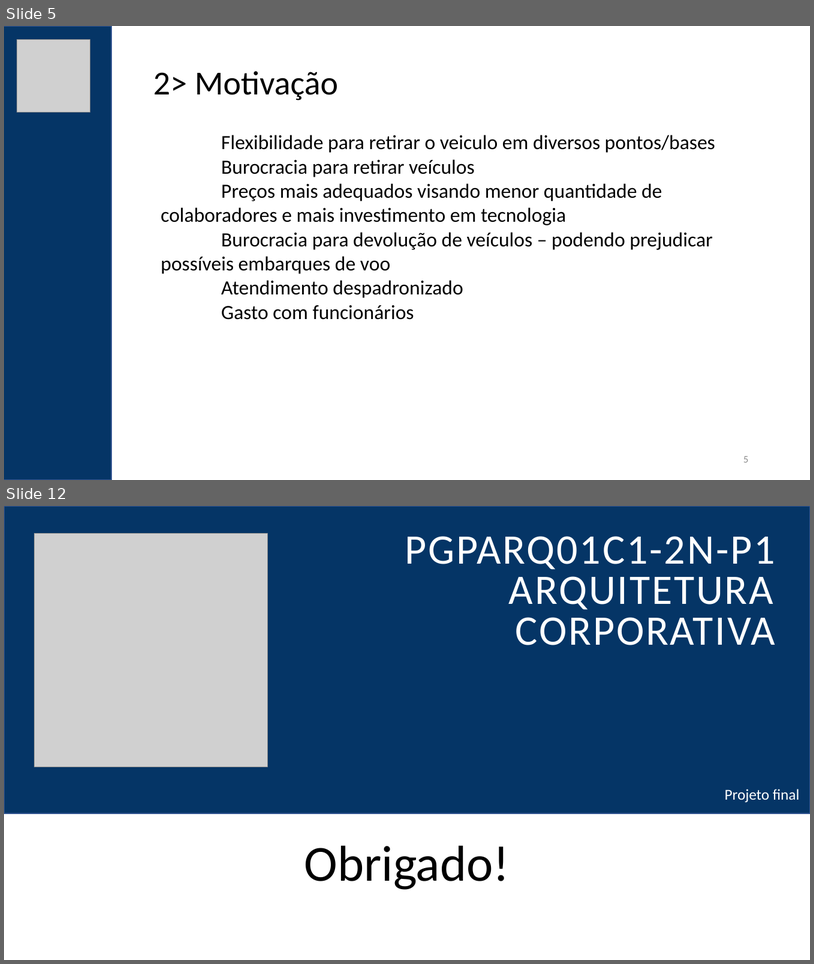
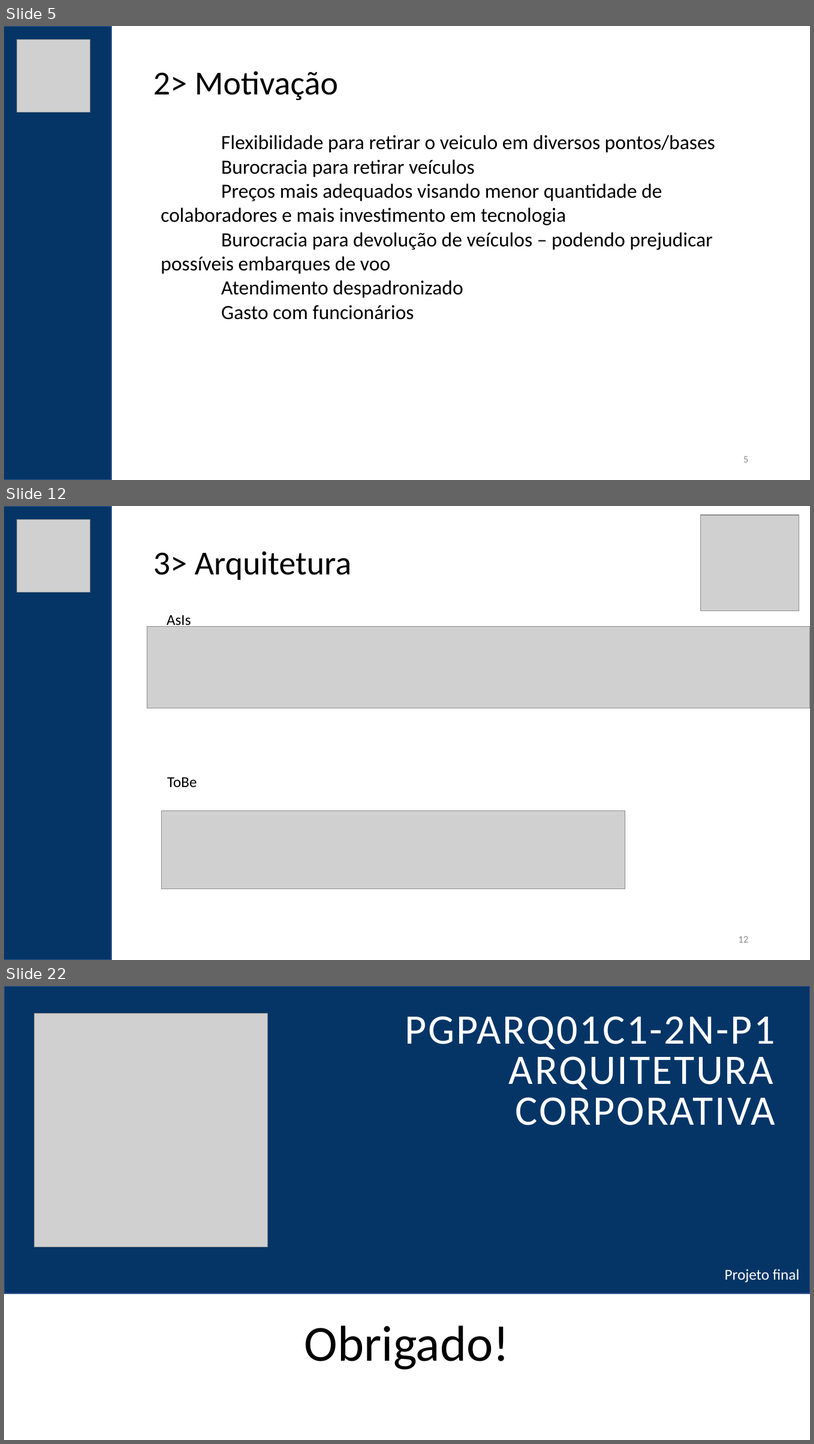
Before and after one commit to rodrigogermano/InfNetArquiteturaCorporativa, a slide deck: Apresentacao/PGPARQ01C1-2N-P1-projeto-final.pptx. Shown one above the other, each under a label of ours: slides 5 and 12 before the commit, slides 5, 12 and 22 after it; the slides between them are not shown. The pictures are 814x964 and 814x1444 pixels, drawn with LibreOffice and Linux fonts; fonts in the diff are those of the drawing; grey boxes stand for pictures. Boxes give left, top, right and bottom in pixels: in the first picture for what was removed or moved away, otherwise in the second. Text is boxed around its words. In the diff, an @@ line names an element or a change of style, - is before the commit and + after.

```diff
--- a/Apresentacao/PGPARQ01C1-2N-P1-projeto-final.pptx
+++ b/Apresentacao/PGPARQ01C1-2N-P1-projeto-final.pptx
@@ slide 12 added at (4, 506, 810, 960), background #FFFFFF @@
@@ rectangle added at (4, 506, 111, 960), fill #053566, outline #325491 1 pt @@
@@ picture added at (17, 519, 90, 592) @@
@@ picture added at (701, 515, 799, 610) @@
@@ text added at (153, 551, 352, 580), 40 pt, text #000000 @@
+3> Arquitetura
@@ picture added at (147, 627, 810, 708) @@
@@ text added at (167, 615, 191, 628), 18 pt, text #000000 @@
+AsIs
@@ text added at (167, 777, 197, 787), 18 pt, text #000000 @@
+ToBe
@@ picture added at (161, 811, 625, 889) @@
@@ page number added at (738, 936, 749, 942), 12 pt, text #8C8C8C @@
+12
@@ what was slide 12 is now slide 22 @@
```
Also in this commit, not shown: 7 slides changed, 9 other slides added, 2 other files.
